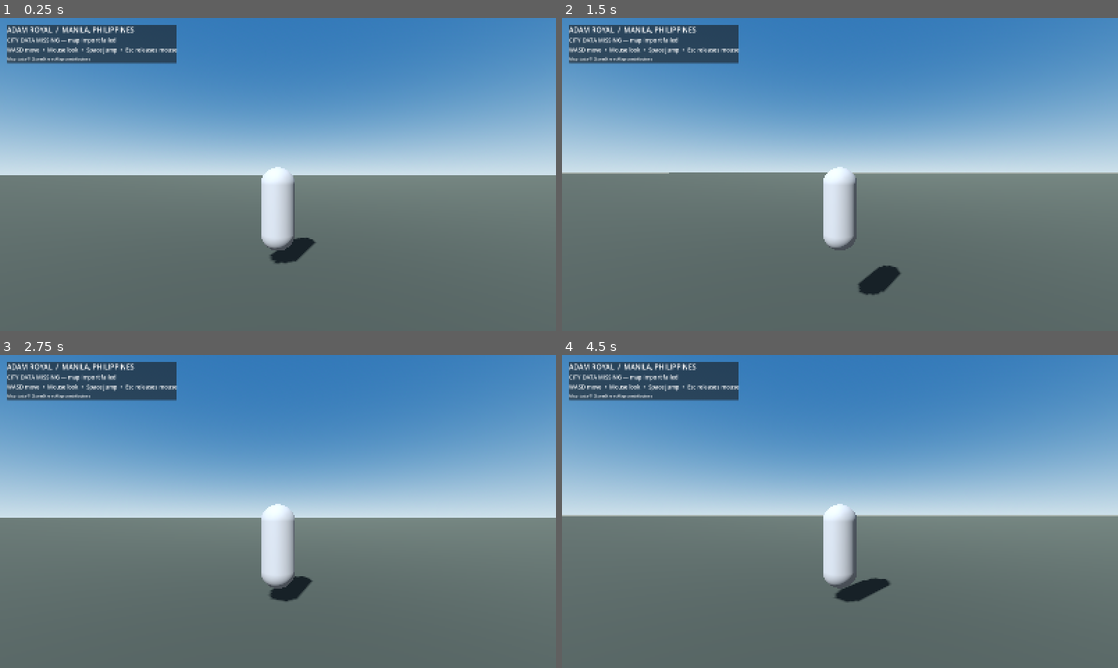
Above: before the commit, frames 1-4 (two rows, left to right).
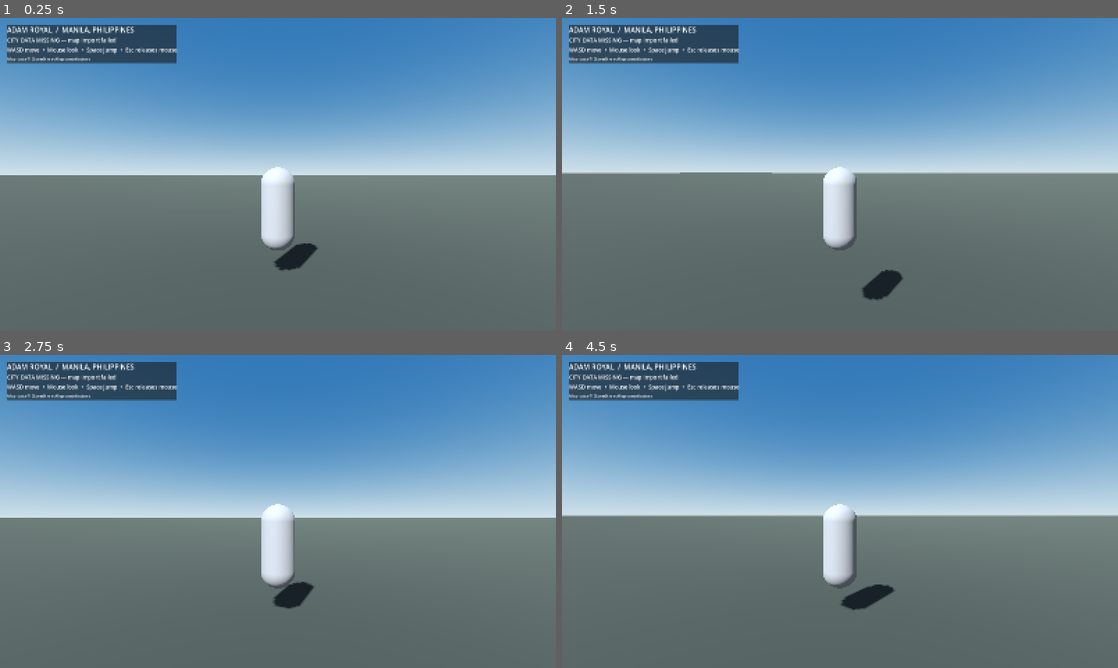
Above: after the commit, the same moments.

Repository: saeedhub101/Adam-City
Game: Godot game, scene res://scenes/main.tscn
Two runs of this game, one before a commit and one after it. Both use one fixed random seed, a clock stepped at 60 frames per second and the inputs below.
Inputs (mouse positions are in pixels of both pictures, inside the frame that each line leads up to):
- Up to frame 1 (0.25 s): no input
- Up to frame 2 (1.5 s): tap Enter at 0.5 s; move the mouse to (867, 174) at 0.52 s; hold W (move_forward) from 0.53 s (still down); tap Space (jump) at 0.77 s; move the mouse to (812, 174) at 1.27 s
- Up to frame 3 (2.75 s): keep holding W (move_forward); tap Space (jump) at 1.52 s; move the mouse to (289, 505) at 2.02 s
- Up to frame 4 (4.5 s): keep holding W (move_forward); move the mouse to (834, 517) at 2.77 s; tap Space (jump) at 3.02, 3.77 s; move the mouse to (878, 514) at 3.52 s; move the mouse to (795, 508) at 4.27 s

The runs differ from the first frame. In frame 1, 0.4% of the frame differs, in the area x 48-58%, y 70-81%; in frame 2, 0.4%; in frame 3, 0.3%; in frame 4, 0.5%, in the area x 49-60%, y 71-82%.

Commit message:
Fix Manila terrain orientation and keep it visible above ground plane

Diff:
--- a/GodotAdamRoyal/scripts/main.gd
+++ b/GodotAdamRoyal/scripts/main.gd
@@ -212,8 +212,9 @@
 				var lon := west + (east - west) * float(cell.y) / float(grid_size - 1)
 				var x := (lon - lon0) * 111320.0 * cos(deg_to_rad(lat0))
 				var z := (lat - lat0) * 110540.0
-				var elevation := float(heights[cell.x][cell.y]) - 0.28
-				vertices.append(Vector3(x, z, elevation))
+				var elevation := float(heights[cell.x][cell.y]) + 0.02
+				# Terrain is generated directly in Godot Y-up world coordinates.
+				vertices.append(Vector3(x, elevation, z))
 			tool.set_color(Color(0.30, 0.32, 0.27)); tool.add_vertex(vertices[0])
 			tool.set_color(Color(0.30, 0.32, 0.27)); tool.add_vertex(vertices[1])
 			tool.set_color(Color(0.30, 0.32, 0.27)); tool.add_vertex(vertices[2])
@@ -229,7 +230,7 @@
 	terrain.name = "ManilaSRTMElevationTerrain"
 	terrain.mesh = mesh
 	terrain.material_override = material
-	terrain.rotation_degrees = Vector3(-90.0, 0.0, 0.0)
+	# Do not rotate generated terrain: its vertices already use Godot Y-up coordinates.
 	add_child(terrain)
 	print("REAL_TERRAIN_LOADED source=" + str(data.get("source")) + " grid=" + str(grid_size) + "x" + str(grid_size) + " elevation_range_m=" + str(data.get("minimum_elevation_m")) + ".." + str(data.get("maximum_elevation_m")))
 
@@ -273,7 +274,7 @@
 	mat.albedo_color = Color(0.22, 0.24, 0.21)
 	mat.roughness = 1.0
 	plane.material_override = mat
-	plane.position.y = -0.13
+	plane.position.y = -0.35
 	add_child(plane)
 
 func _build_hud(buildings: int, roads: int, loaded: bool) -> void:
